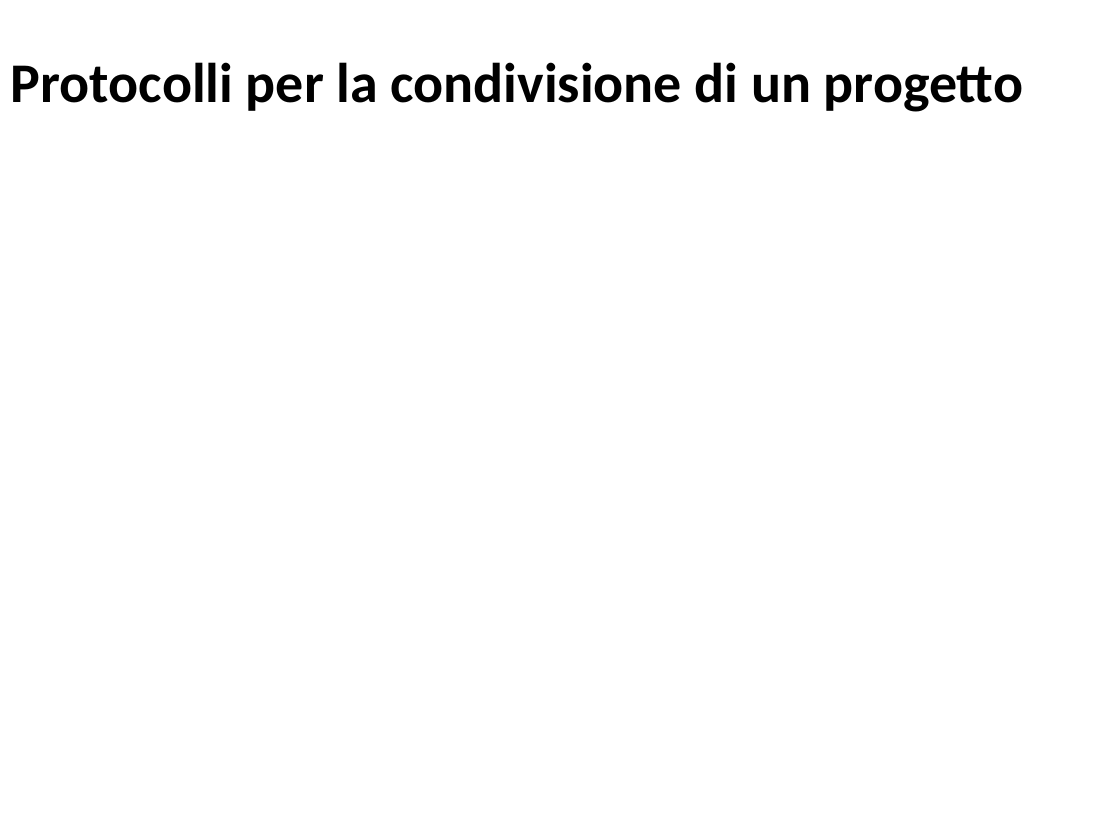
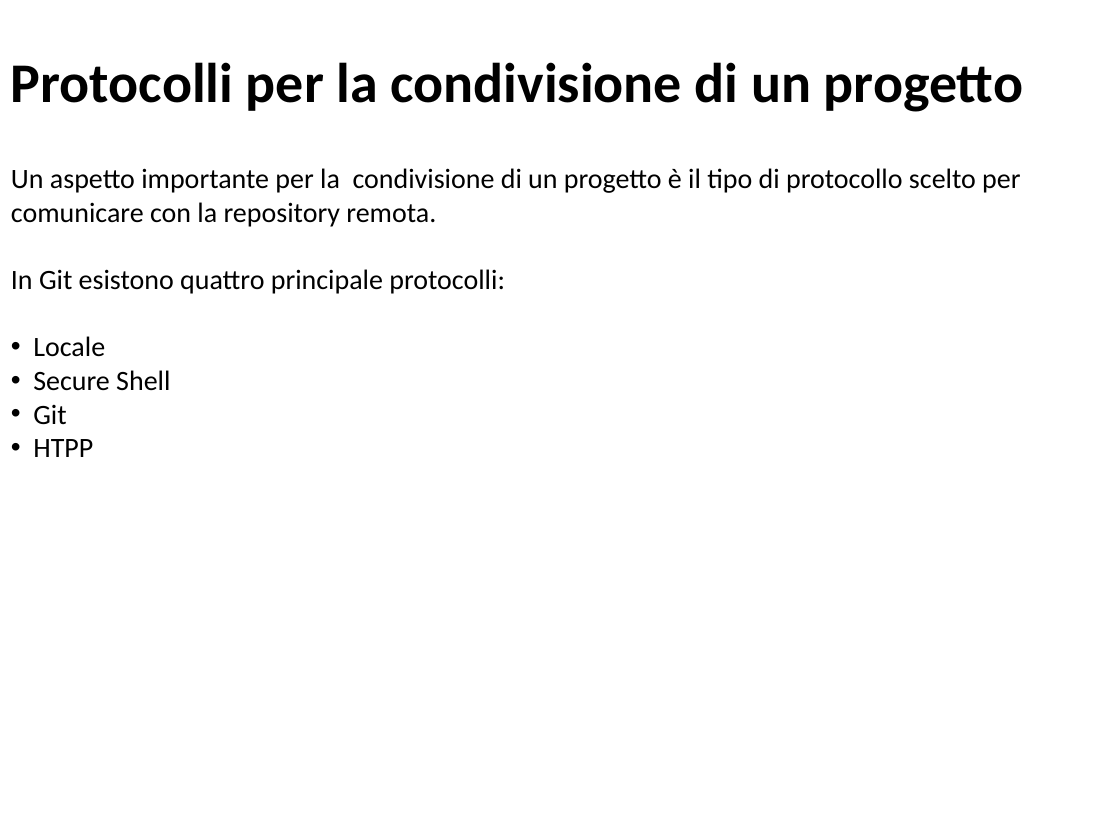
Before and after one commit to IlPep/PresentazioneLaurea, a slide deck: slide 12 of Presentazione tesi.pptx. Drawn at 1120x840 pixels with LibreOffice and Linux fonts; fonts in the diff are those of the drawing. Boxes give left, top, right and bottom in pixels: in the first picture for what was removed or moved away, otherwise in the second. Text is boxed around its words. In the diff, an @@ line names an element or a change of style, - is before the commit and + after.

```diff
--- a/Presentazione tesi.pptx
+++ b/Presentazione tesi.pptx
@@ text added at <box>11,168,1020,457</box>, 18 pt, text #000000 @@
+Un aspetto importante per la condivisione di un progetto è il tipo di protocollo scelto per comunicare con la repository remota.
+In Git esistono quattro principale protocolli:
+• Locale
+• Secure Shell
+• Git
+• HTPP
```
Also in this commit, not shown: 1 slide added.
